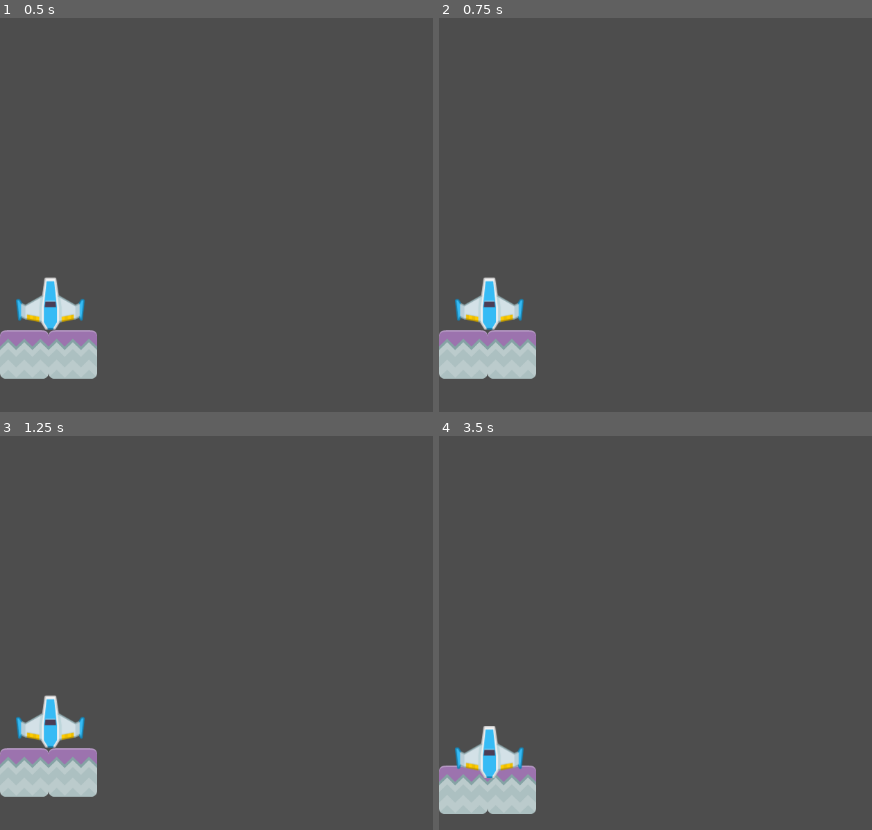
Above: before the commit, frames 1-4 (two rows, left to right).
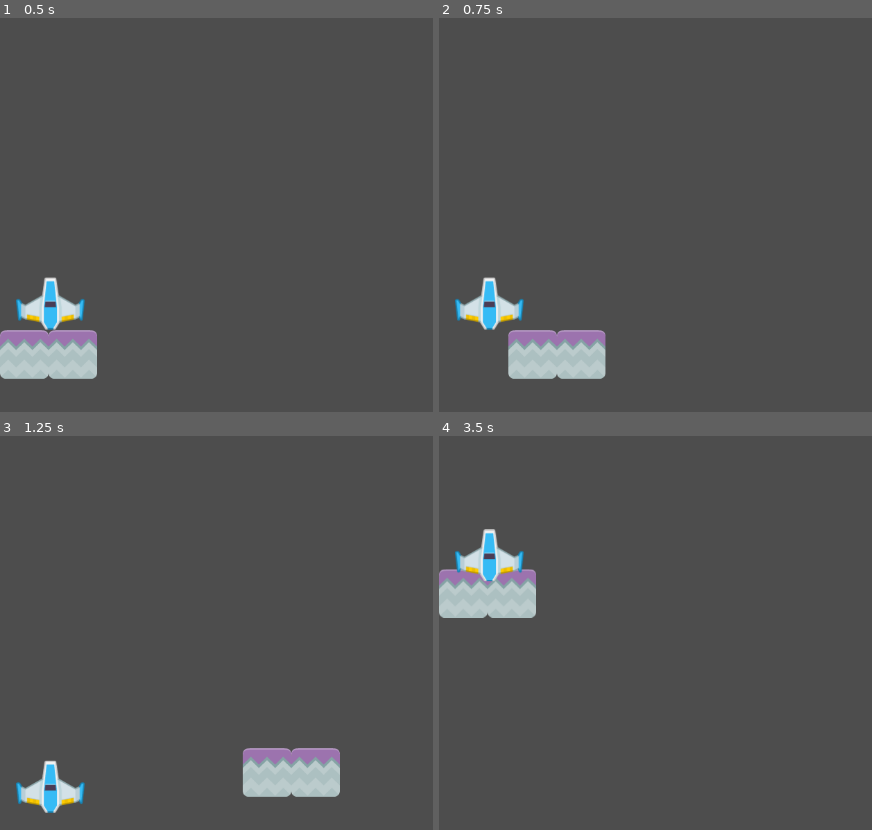
Above: after the commit, the same moments.

Repository: nseptio/gamedev-tutorial-2
Game: Godot game, scene res://scenes/MainLevel.tscn
The game is run twice, just before and just after one commit, with the same random seed, the same clock (stepped at 60 frames per second) and the same inputs.
Inputs:
- Up to frame 1 (0.5 s): no input
- Up to frame 2 (0.75 s): hold Right (move_right) from 0.53 s (still down)
- Up to frame 3 (1.25 s): keep holding Right (move_right)
- Up to frame 4 (3.5 s): release Right (move_right) at 1.28 s; hold Down (move_down) 1.28-2.03 s; hold Right (move_right) 2.03-2.78 s; hold Up (move_up) from 2.78 s (still down)

Frame 1 is identical in both runs. In frame 2, 4.1% of the frame differs, in the area x 0-39%, y 79-92%; in frame 3, 6.9%; in frame 4, 7.2%, in the area x 0-23%, y 23-96%.

Commit message:
Tutorial 2 GameDev

Diff:
--- /dev/null
+++ b/scenes/Deadzone.gd
@@ -0,0 +1,9 @@
+extends Area2D
+
+@export var shipName = "BlueShip"
+
+func _on_DeadzoneArea_body_exited(body: Node2D) -> void:
+	var sceneName = get_tree().get_current_scene().get_name()
+	if (body.name == shipName):
+		print("Out of Bounds!")
+		get_tree().change_scene_to_file("res://scenes/"+sceneName+".tscn")
--- /dev/null
+++ b/scenes/GreenShip.tscn
@@ -0,0 +1,14 @@
+[gd_scene load_steps=3 format=3 uid="uid://dmymrbq8alrsq"]
+
+[ext_resource type="Texture2D" uid="uid://3ruxfsvp87ub" path="res://assets/playerShip1_green.png" id="1_ywc7r"]
+
+[sub_resource type="RectangleShape2D" id="1"]
+size = Vector2(100.011, 77.4256)
+
+[node name="GreenShip" type="RigidBody2D"]
+
+[node name="Sprite2D" type="Sprite2D" parent="."]
+texture = ExtResource("1_ywc7r")
+
+[node name="CollisionShape2D" type="CollisionShape2D" parent="."]
+shape = SubResource("1")
--- a/scenes/MainLevel.tscn
+++ b/scenes/MainLevel.tscn
@@ -1,12 +1,16 @@
-[gd_scene load_steps=6 format=3 uid="uid://cdoksexcakmop"]
+[gd_scene load_steps=8 format=3 uid="uid://cdoksexcakmop"]
 
 [ext_resource type="PackedScene" uid="uid://y5a4e3ajuy2r" path="res://scenes/StonePlatform.tscn" id="1"]
 [ext_resource type="PackedScene" uid="uid://datfp8kxjrjg" path="res://scenes/BlueShip.tscn" id="2"]
 [ext_resource type="Script" path="res://scenes/PlatformBlue.gd" id="3"]
 [ext_resource type="Script" path="res://scenes/ObjectiveArea.gd" id="4"]
+[ext_resource type="Script" path="res://scenes/Deadzone.gd" id="5_etake"]
 
 [sub_resource type="RectangleShape2D" id="1"]
 size = Vector2(138.75, 79)
+
+[sub_resource type="RectangleShape2D" id="RectangleShape2D_k08bf"]
+size = Vector2(1434, 77.5)
 
 [node name="MainLevel" type="Node"]
 
@@ -30,4 +34,13 @@
 position = Vector2(70.625, 40)
 shape = SubResource("1")
 
+[node name="DeadzoneArea" type="Area2D" parent="."]
+position = Vector2(-118, 603)
+script = ExtResource("5_etake")
+
+[node name="CollisionShape2D" type="CollisionShape2D" parent="DeadzoneArea"]
+position = Vector2(688, 148)
+shape = SubResource("RectangleShape2D_k08bf")
+
 [connection signal="body_entered" from="ObjectiveArea" to="ObjectiveArea" method="_on_ObjectiveArea_body_entered"]
+[connection signal="body_entered" from="DeadzoneArea" to="DeadzoneArea" method="_on_DeadzoneArea_body_exited"]
--- a/scenes/ObjectiveArea.gd
+++ b/scenes/ObjectiveArea.gd
@@ -1,5 +1,9 @@
 extends Area2D
 
-func _on_ObjectiveArea_body_entered(body: RigidBody2D):
-	if (body.name == "BlueShip"):
+@export var shipName = "BlueShip"
+@export var sceneName = "SecondLevel.tscn"
+func _on_ObjectiveArea_body_entered(body: Node2D) -> void:
+	if (body.name == shipName):
 		print("Reached objective!")
+		await get_tree().create_timer(1.5).timeout
+		get_tree().change_scene_to_file("res://scenes/"+sceneName)
--- a/scenes/PlatformBlue.gd
+++ b/scenes/PlatformBlue.gd
@@ -13,3 +13,9 @@
 
 	if Input.is_action_pressed("move_down"):
 		move_local_y(speed * delta, false)
+
+	if Input.is_action_pressed("move_right"):
+		move_local_x(speed * delta, false)
+
+	if Input.is_action_pressed("move_left"):
+		move_local_x(-speed * delta, false)
--- /dev/null
+++ b/scenes/SecondLevel.tscn
@@ -0,0 +1,46 @@
+[gd_scene load_steps=8 format=3 uid="uid://hvrr7d6fku50"]
+
+[ext_resource type="Script" path="res://scenes/PlatformBlue.gd" id="1_2up0p"]
+[ext_resource type="PackedScene" uid="uid://81iguj7ls1c1" path="res://scenes/SnowPlatform.tscn" id="2_cceru"]
+[ext_resource type="PackedScene" uid="uid://dmymrbq8alrsq" path="res://scenes/GreenShip.tscn" id="3_cnj8m"]
+[ext_resource type="Script" path="res://scenes/ObjectiveArea.gd" id="4_c8r22"]
+[ext_resource type="Script" path="res://scenes/Deadzone.gd" id="5_fqrxq"]
+
+[sub_resource type="RectangleShape2D" id="1"]
+size = Vector2(138.75, 79)
+
+[sub_resource type="RectangleShape2D" id="RectangleShape2D_sptnh"]
+size = Vector2(1311, 81)
+
+[node name="SecondLevel" type="Node"]
+
+[node name="PlatformWhite" type="Node2D" parent="."]
+position = Vector2(999, 567)
+script = ExtResource("1_2up0p")
+
+[node name="StonePlatform" parent="PlatformWhite" instance=ExtResource("2_cceru")]
+
+[node name="StonePlatform2" parent="PlatformWhite" instance=ExtResource("2_cceru")]
+position = Vector2(72, 0)
+
+[node name="GreenShip" parent="." instance=ExtResource("3_cnj8m")]
+position = Vector2(1032, 466)
+
+[node name="ObjectiveArea" type="Area2D" parent="."]
+position = Vector2(964, 2)
+script = ExtResource("4_c8r22")
+
+[node name="CollisionShape2D" type="CollisionShape2D" parent="ObjectiveArea"]
+position = Vector2(70.625, 40)
+shape = SubResource("1")
+
+[node name="DeadzoneArea" type="Area2D" parent="."]
+position = Vector2(-57, 668)
+script = ExtResource("5_fqrxq")
+
+[node name="CollisionShape2D" type="CollisionShape2D" parent="DeadzoneArea"]
+position = Vector2(645.5, 30.5)
+shape = SubResource("RectangleShape2D_sptnh")
+one_way_collision_margin = 0.0
+
+[connection signal="body_entered" from="ObjectiveArea" to="ObjectiveArea" method="_on_ObjectiveArea_body_entered"]
--- /dev/null
+++ b/scenes/SnowPlatform.tscn
@@ -0,0 +1,14 @@
+[gd_scene load_steps=3 format=3 uid="uid://81iguj7ls1c1"]
+
+[ext_resource type="Texture2D" uid="uid://cbwgix0inp3tk" path="res://assets/snow.png" id="1_t50qr"]
+
+[sub_resource type="RectangleShape2D" id="2"]
+size = Vector2(70.8416, 70.5898)
+
+[node name="SnowPlatform" type="StaticBody2D"]
+
+[node name="Sprite2D" type="Sprite2D" parent="."]
+texture = ExtResource("1_t50qr")
+
+[node name="CollisionShape2D" type="CollisionShape2D" parent="."]
+shape = SubResource("2")
Not shown, added: README.md
